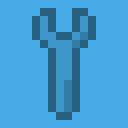
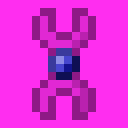
Two versions of the same layered image (128px x 128px). Layer-by-layer changes:
showed "GemInset", painted on it over [48, 40, 80, 80]
showed "Color_elementium" over [0, 0, 128, 128]
hid "Color_mana_1" over [0, 0, 128, 128]
added layer "Pasted Layer copy #1" above "Pasted Layer" over [32, 8, 96, 120]
hid "Pasted Layer" over [32, 8, 96, 120]
